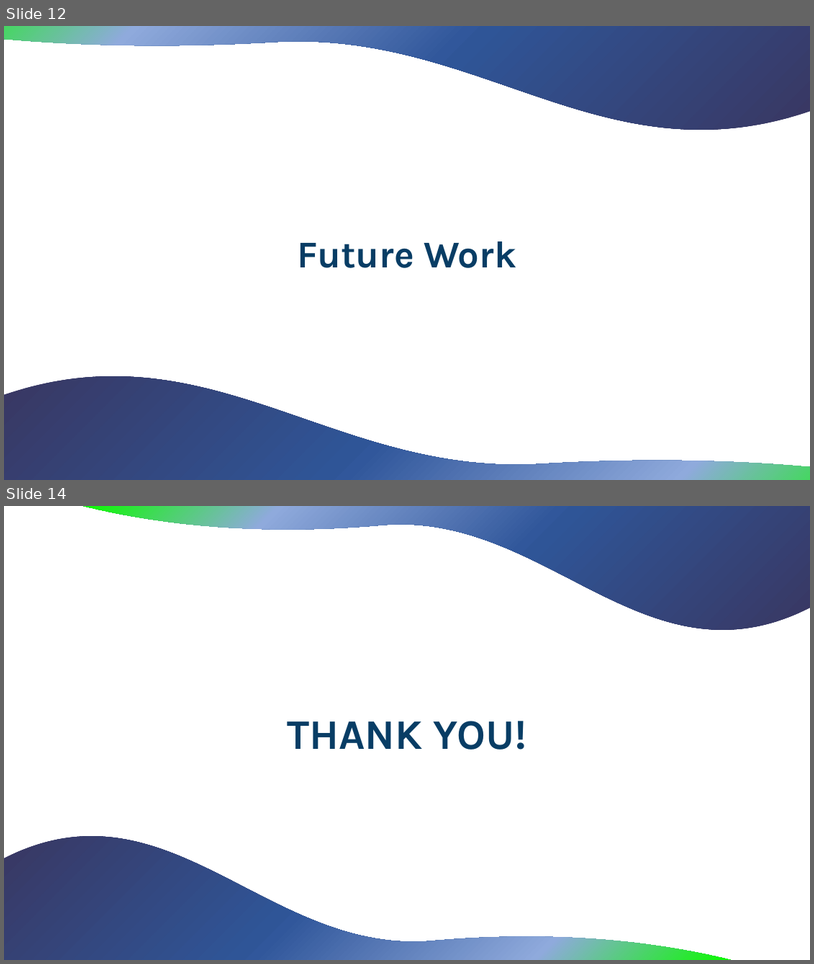
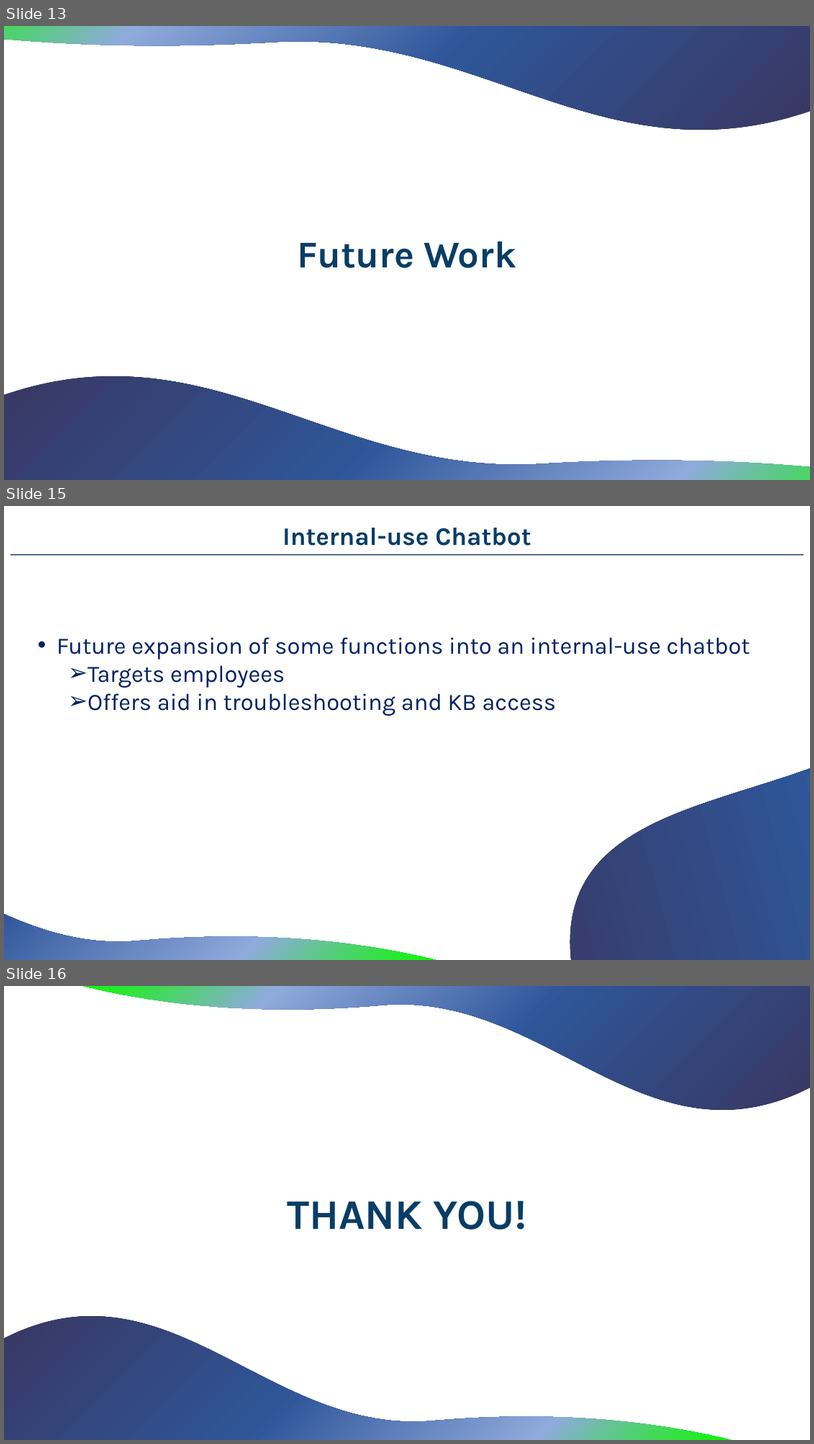
Before and after one commit to MerloSimone/HackatonUnox, a slide deck: Slides/PresentationDS.pptx. Shown one above the other, each under a label of ours: slides 12 and 14 before the commit, slides 13, 15 and 16 after it; the slides between them are not shown. The pictures are 814x964 and 814x1444 pixels, drawn with LibreOffice and Linux fonts; fonts in the diff are those of the drawing. Boxes give left, top, right and bottom in pixels: in the first picture for what was removed or moved away, otherwise in the second. Text is boxed around its words. In the diff, an @@ line names an element or a change of style, - is before the commit and + after.

```diff
--- a/Slides/PresentationDS.pptx
+++ b/Slides/PresentationDS.pptx
@@ slide 15 added at box(4, 506, 810, 960), background #FFFFFF @@
@@ freeform shape added at box(538, 506, 810, 960), fill gradient #393762 to #2F5597 to #31579B to #8FAADC to #0CFA00 @@
@@ text added at box(283, 528, 531, 546), 30 pt, text #083D65, bold @@
+Internal-use Chatbot
@@ rectangle added at box(10, 554, 804, 556), fill #203864 @@
@@ text added at box(57, 637, 751, 716), 28 pt, text #002060 @@
+• Future expansion of some functions into an internal-use chatbot
+  ➢ Targets employees
+  ➢ Offers aid in troubleshooting and KB access
@@ freeform shape added at box(4, 836, 436, 960), fill gradient #393762 to #2F5597 to #31579B to #8FAADC to #0CFA00 @@
@@ what was slide 12 is now slide 13 @@
@@ what was slide 14 is now slide 16 @@
```
Also in this commit, not shown: 3 slides changed, 1 other slide added.
